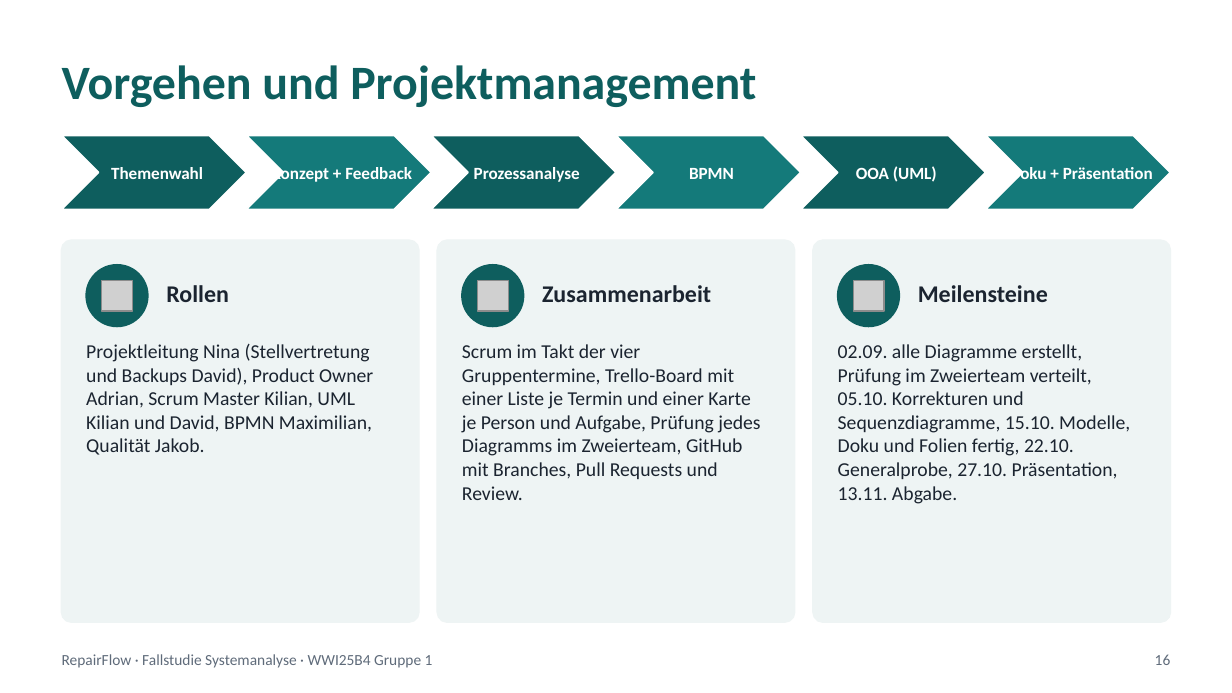
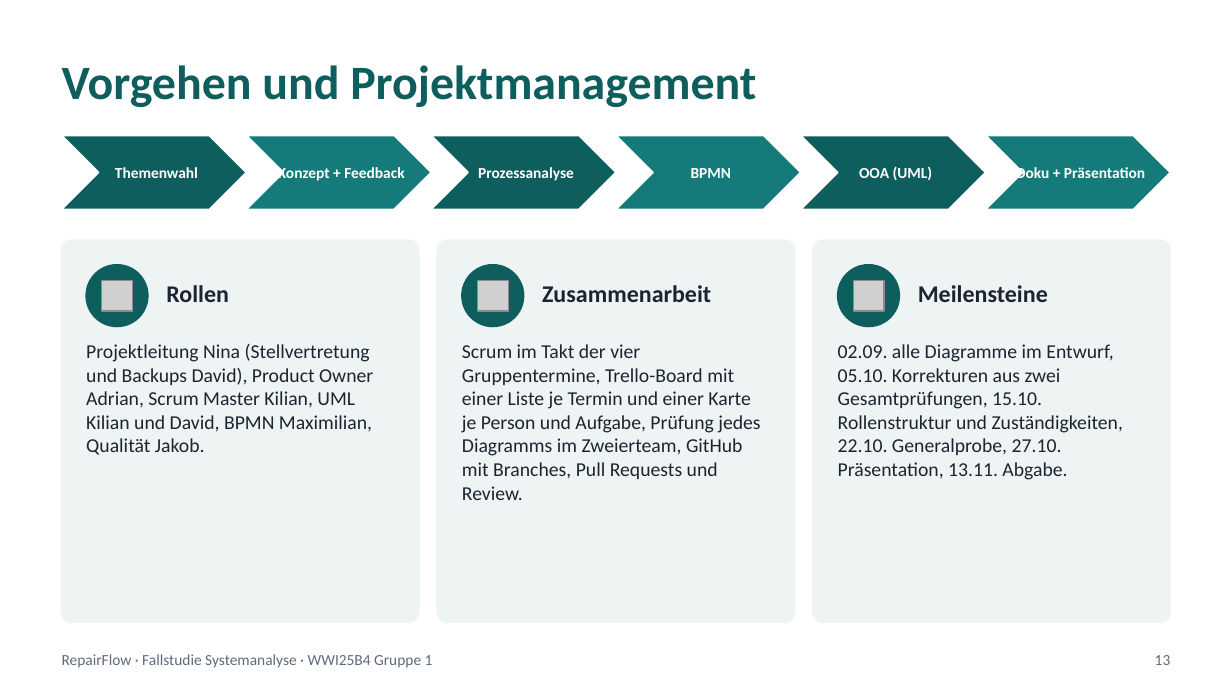
Before and after one commit to jakobschwan123-cmd/casestudy-semester-3, a slide deck: slide 13 of 4_praesentation/Abschlusspraesentation.pptx (slide 16 before the commit). Drawn at 1232x693 pixels with LibreOffice and Linux fonts; fonts in the diff are those of the drawing; grey boxes stand for pictures. Boxes give left, top, right and bottom in pixels: in the first picture for what was removed or moved away, otherwise in the second. Text is boxed around its words. In the diff, an @@ line names an element or a change of style, - is before the commit and + after.

```diff
--- a/4_praesentation/Abschlusspraesentation.pptx
+++ b/4_praesentation/Abschlusspraesentation.pptx
@@ size 10 to 9 pt in 6 elements at (x1=115, y1=167, x2=198, y2=178), (x1=278, y1=166, x2=404, y2=181), (x1=478, y1=167, x2=574, y2=181), (x1=691, y1=168, x2=731, y2=178), (x1=859, y1=166, x2=933, y2=180), (x1=1016, y1=165, x2=1145, y2=180) @@
@@ text at (x1=838, y1=344, x2=1123, y2=480): text changed @@
-02.09. alle Diagramme erstellt, Prüfung im Zweierteam verteilt, 05.10. Korrekturen und Sequenzdiagramme, 15.10. Modelle, Doku und Folien fertig, 22.10. Generalprobe, 27.10. Präsentation, 13.11. Abgabe.
+02.09. alle Diagramme im Entwurf, 05.10. Korrekturen aus zwei Gesamtprüfungen, 15.10. Rollenstruktur und Zuständigkeiten, 22.10. Generalprobe, 27.10. Präsentation, 13.11. Abgabe.
@@ text at (x1=1155, y1=655, x2=1171, y2=665): text changed @@
-16
+13
```
Also in this commit, not shown: 8 other slides changed, 8 slides added, 10 slides removed, 13 other files.
